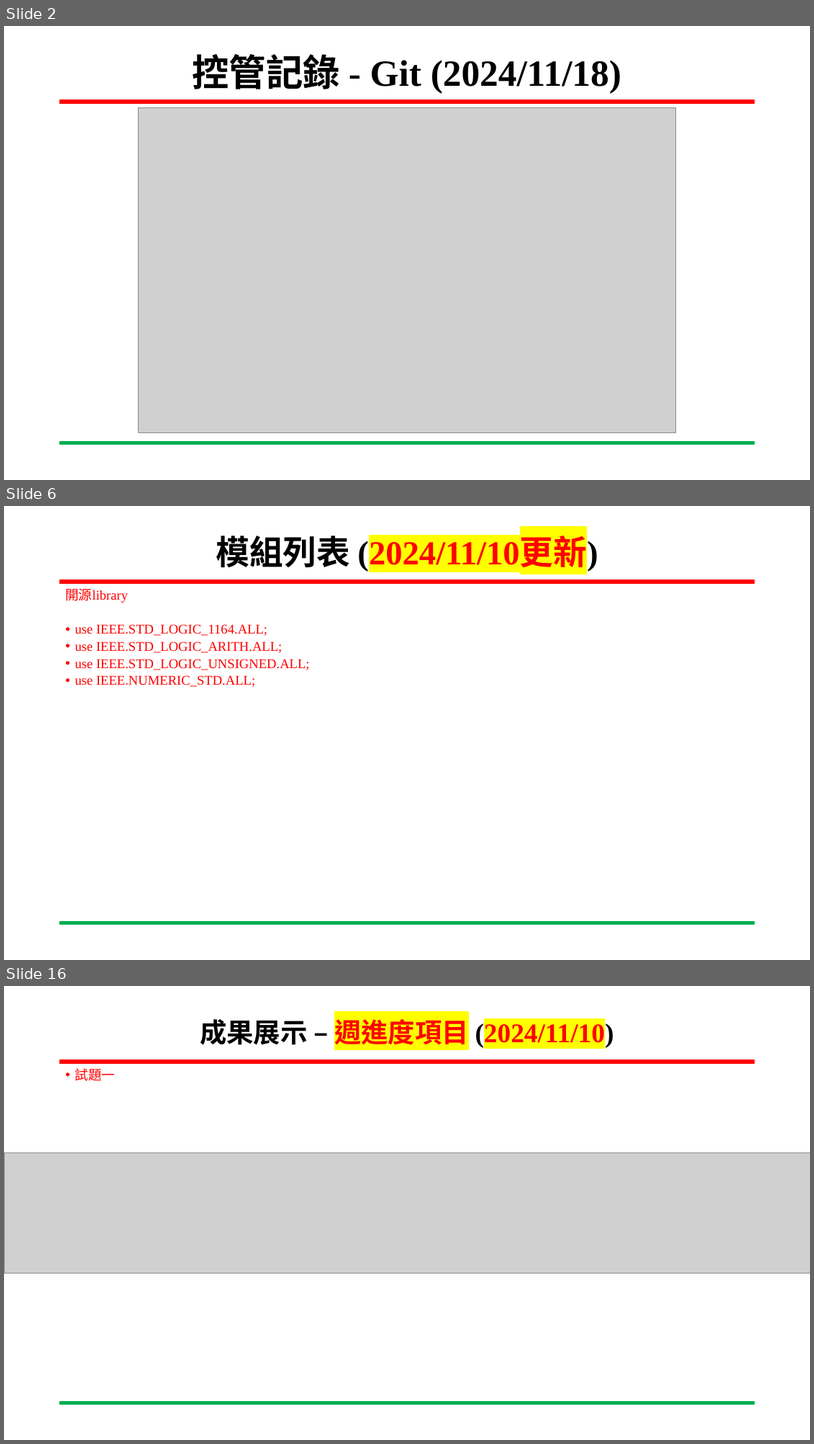
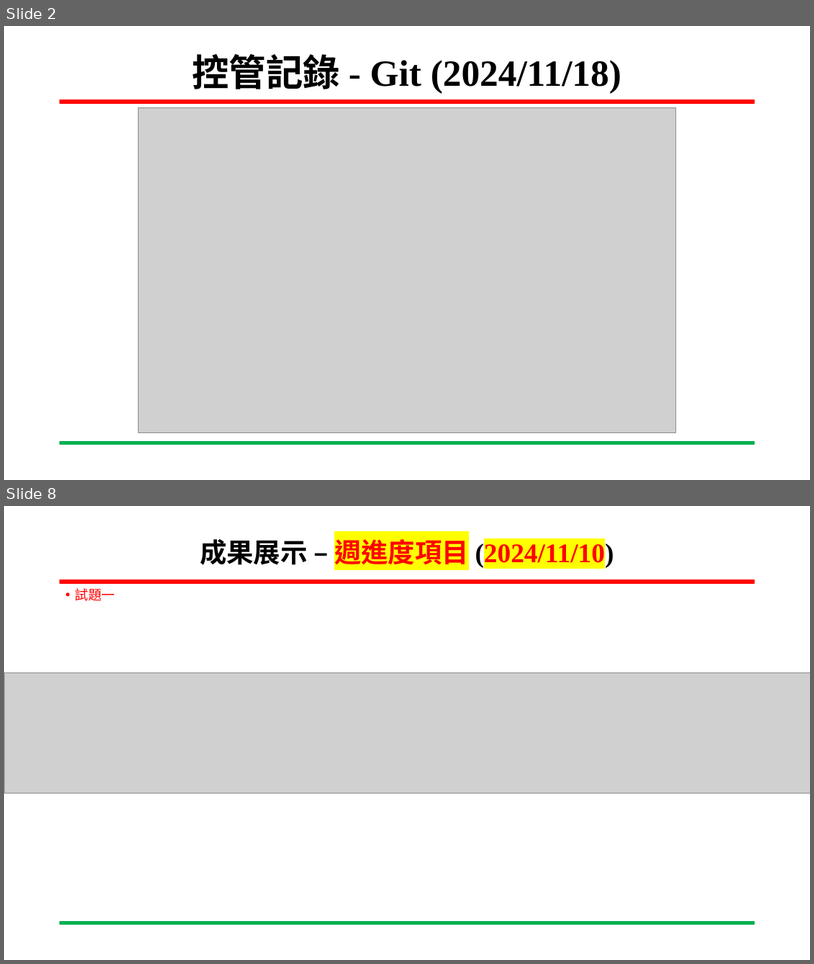
Before and after one commit to wsy0331/SOC_Lab_Exercises, a slide deck: 專案進度報告_吳紹郁_20241121.pptx. Shown one above the other, each under a label of ours: slides 2, 6 and 16 before the commit, slides 2 and 8 after it; the slides between them are not shown. The pictures are 814x1444 and 814x964 pixels, drawn with LibreOffice and Linux fonts; fonts in the diff are those of the drawing; grey boxes stand for pictures; background and template pictures are left out. Boxes give left, top, right and bottom in pixels: in the first picture for what was removed or moved away, otherwise in the second. Text is boxed around its words. In the diff, an @@ line names an element or a change of style, - is before the commit and + after.

```diff
--- a/專案進度報告_吳紹郁_20241121.pptx
+++ b/專案進度報告_吳紹郁_20241121.pptx
@@ slide 6 removed at [4, 506, 810, 960], background #FFFFFF; not listed: 2 template elements that a slide beside it also shows @@
@@ title removed at [216, 536, 598, 572] @@
-模組列表 (2024/11/10更新)
@@ text removed at [65, 588, 310, 687] @@
-開源library
-• use IEEE.STD_LOGIC_1164.ALL;
-• use IEEE.STD_LOGIC_ARITH.ALL;
-• use IEEE.STD_LOGIC_UNSIGNED.ALL;
-• use IEEE.NUMERIC_STD.ALL;
@@ what was slide 16 is now slide 8 @@
```
Also in this commit, not shown: 5 slides changed, 9 other slides removed, 1 other file.
